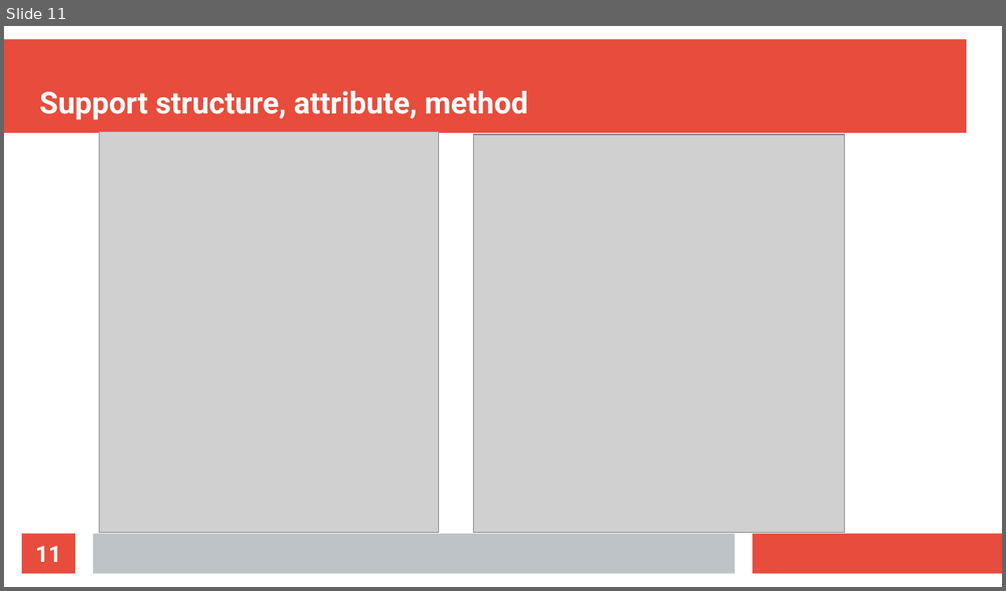
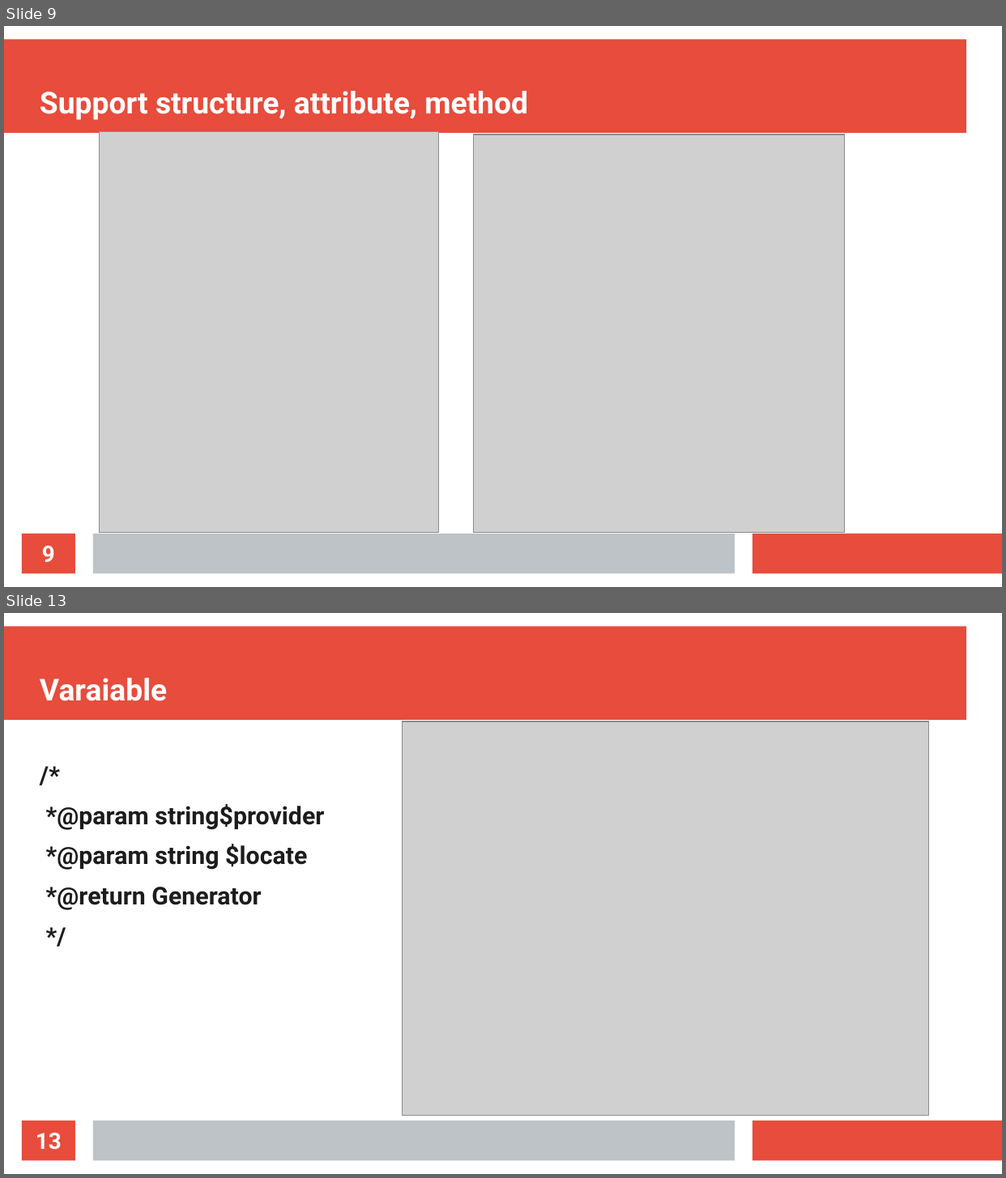
Before and after one commit to nguyenthang011099/Doxygen-, a slide deck: Doxygen.odp. Shown one above the other, each under a label of ours: slide 11 before the commit, slides 9 and 13 after it; the slides between them are not shown. The pictures are 1006x591 and 1006x1178 pixels, drawn with LibreOffice and Linux fonts; fonts in the diff are those of the drawing; grey boxes stand for pictures. Boxes give left, top, right and bottom in pixels: in the first picture for what was removed or moved away, otherwise in the second. Text is boxed around its words. In the diff, an @@ line names an element or a change of style, - is before the commit and + after.

```diff
--- a/Doxygen.odp
+++ b/Doxygen.odp
@@ slide 13 added at (x1=4, y1=613, x2=1002, y2=1174), background #FFFFFF; not listed: 3 template elements that a slide beside it also shows @@
@@ title added at (x1=40, y1=678, x2=167, y2=701), 24 pt, text #FFFFFF, bold @@
+Varaiable
@@ picture added at (x1=403, y1=722, x2=930, y2=1115) @@
@@ text added at (x1=46, y1=804, x2=324, y2=910), 19.5 pt, text #1C1C1C, bold @@
+/*
+*@param string$provider
+*@param string $locate
+*@return Generator
+*/
@@ page number added at (x1=22, y1=1121, x2=75, y2=1161), fill #E74C3C, 18 pt, text #FFFFFF, bold @@
+13
@@ what was slide 11 is now slide 9 @@
@@ page number at (x1=42, y1=546, x2=55, y2=562): text changed @@
-11
+9
```
Also in this commit, not shown: 3 slides changed, 5 other slides added, 6 slides removed, 6 other files.
